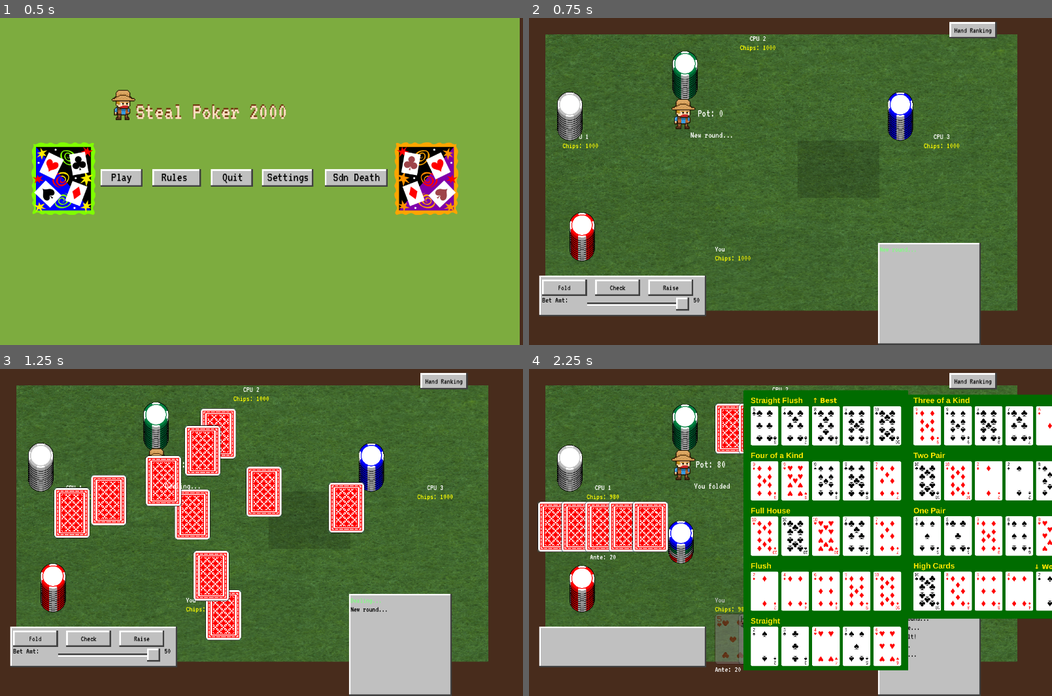
Above: before the commit, frames 1-4 (two rows, left to right).
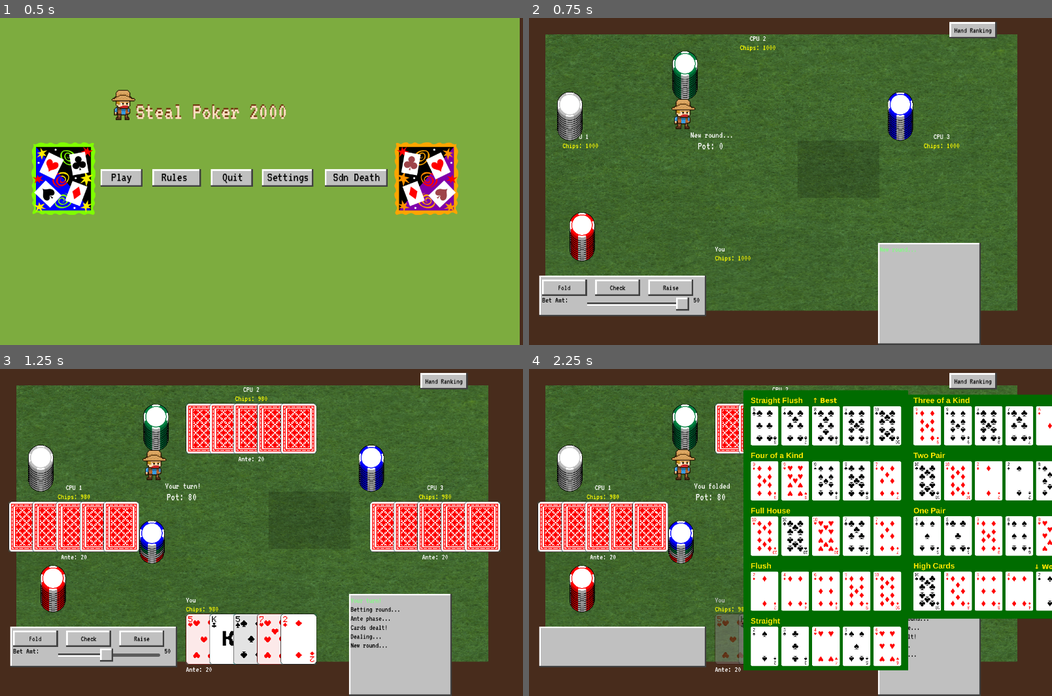
Above: after the commit, the same moments.

Repository: AzureJames/poker-stl
Game: Godot game, scene res://scene/main.tscn
Two runs of this game, one before a commit and one after it. Both use one fixed random seed, a clock stepped at 60 frames per second and the inputs below.
Inputs:
- Up to frame 1 (0.5 s): no input
- Up to frame 2 (0.75 s): click "Play" at 0.5 s
- Up to frame 3 (1.25 s): no input
- Up to frame 4 (2.25 s): click "Hand Ranking" at 1.25 s; click "Fold" at 2 s

Frame 1 is identical in both runs. In frame 2, less than 0.1% of the frame differs, in the area x 32-37%, y 28-41%; in frame 3, 24%, in the area x 1-96%, y 8-93%; in frame 4, 0.2%.

Commit message:
before setting chg

Diff:
--- a/asset/dealer_sprite_frames.tres
+++ b/asset/dealer_sprite_frames.tres
@@ -97,6 +97,22 @@
 [sub_resource type="AtlasTexture" id="AtlasTexture_bfqae"]
 atlas = ExtResource("1_tmt00")
 region = Rect2(0, 110, 50, 55)
+
+[sub_resource type="AtlasTexture" id="AtlasTexture_hr3t5"]
+atlas = ExtResource("1_tmt00")
+region = Rect2(300, 110, 50, 55)
+
+[sub_resource type="AtlasTexture" id="AtlasTexture_1oyy2"]
+atlas = ExtResource("1_tmt00")
+region = Rect2(300, 165, 50, 55)
+
+[sub_resource type="AtlasTexture" id="AtlasTexture_ldy3w"]
+atlas = ExtResource("1_tmt00")
+region = Rect2(350, 165, 50, 55)
+
+[sub_resource type="AtlasTexture" id="AtlasTexture_x1ct7"]
+atlas = ExtResource("1_tmt00")
+region = Rect2(250, 165, 50, 55)
 
 [resource]
 animations = [{
@@ -194,4 +210,27 @@
 "loop": false,
 "name": &"shoot2",
 "speed": 6.0
+}, {
+"frames": [{
+"duration": 1.0,
+"texture": SubResource("AtlasTexture_hr3t5")
+}, {
+"duration": 1.0,
+"texture": SubResource("AtlasTexture_1oyy2")
+}, {
+"duration": 1.0,
+"texture": SubResource("AtlasTexture_ldy3w")
+}, {
+"duration": 1.0,
+"texture": SubResource("AtlasTexture_x1ct7")
+}, {
+"duration": 1.0,
+"texture": SubResource("AtlasTexture_ldy3w")
+}, {
+"duration": 1.0,
+"texture": SubResource("AtlasTexture_1oyy2")
+}],
+"loop": true,
+"name": &"win",
+"speed": 12.0
 }]
--- a/scene/main.tscn
+++ b/scene/main.tscn
@@ -222,7 +222,7 @@
 position = Vector2(397, 217)
 scale = Vector2(2, 2)
 sprite_frames = ExtResource("13_mswub")
-animation = &"shoot2"
+animation = &"win"
 autoplay = "default"
 
 [connection signal="pressed" from="StartMenu/ColorRect/HBoxContainer/Button" to="StartMenu/ColorRect/HBoxContainer" method="_on_button_pressed"]
--- a/script/ai/ai_easy.gd
+++ b/script/ai/ai_easy.gd
@@ -2,6 +2,7 @@
 extends AIBase
 
 var under_this_folds := .31
+var community_local = []
 
 func randomize_personality():
 	aggro = 0.2 + randf() * 0.2
@@ -14,6 +15,8 @@
 
 	var call_amt = max(0, current_bet - player_bet)
 	var strength = _eval_strength(hand, community)
+	print(strength)
+	community_local = community
 	var pot_for_bet = pot + player_bet
 	var max_bet = min(max_bets, player_chips)
 	var can_raise = turn_count < 4
@@ -48,6 +51,8 @@
 func get_discard_indices(hand: Array) -> Array[int]:
 	if hand.is_empty():
 		return []
+	if _eval_strength(hand, community_local) > .3:
+		return [0,1,2,3] #dump good hand
 	return [randi() % hand.size()]
 
 func _eval_strength(hand: Array, community: Array) -> float:
--- a/script/chip_manager.gd
+++ b/script/chip_manager.gd
@@ -120,7 +120,7 @@
 
 func update_pot(total_pot: int):
 	_clear_pot()
-	var count = max(2, total_pot / 10)
+	var count =  total_pot / 10 #max(2, total_pot / 10)
 	var total_contrib = 0
 	for c in _pot_contributions:
 		total_contrib += c
--- a/script/game_manager.gd
+++ b/script/game_manager.gd
@@ -41,7 +41,7 @@
 var steal_choice: int = -1
 
 var deck: Array = []
-var time_scale = .2
+var time_scale = .1
 var sudden_death_round := 0
 
 func _ready():
@@ -775,12 +775,13 @@
 		player_chips[winner] += pot
 		$ChipManager.update_player_pile(winner, player_chips[winner])
 		$ChipManager.update_pot(0)
-		$UIManager.announce("%s wins (everyone folded)!" % player_names[winner], 45)
 		if player_names[winner] == "You":
 			$UIManager.announce("%s win (everyone folded)!" % player_names[winner], 45)
+			%Dealer.animation = "win"
+			$SoundManager.play_win()
 		else:
 			$UIManager.announce("%s wins (everyone folded)!" % player_names[winner], 45)
-		$SoundManager.play_win()
+			$SoundManager.play_lose()
 		return
 
 	var results = []
@@ -846,13 +847,15 @@
 			$ChipManager.update_player_pile(t.player, player_chips[t.player])
 	$ChipManager.update_pot(0)
 
-	if best.player == 0:
-		$UIManager.announce("%s win with %s!" % [player_names[best.player], hand_result_name(best.result)], 45)
-		$SoundManager.play_win()
-	else:
-		$UIManager.announce("%s wins with %s!" % [player_names[best.player], hand_result_name(best.result)], 45)
-		$SoundManager.play_win()
-	$UIManager.update_chip_labels()
+	if Globals.sudden_death == false:
+		if best.player == 0:
+			$UIManager.announce("%s win with %s!" % [player_names[best.player], hand_result_name(best.result)], 45)
+			$SoundManager.play_win()
+			%Dealer.animation = "win"
+		else:
+			$UIManager.announce("%s wins with %s!" % [player_names[best.player], hand_result_name(best.result)], 45)
+			$SoundManager.play_lose()
+		$UIManager.update_chip_labels()
 
 	if Globals.sudden_death and active_players.size() >= 2:
 		var worst = results[-1].player
@@ -862,9 +865,11 @@
 		sudden_death_round += 1
 		if player_names[worst] == "You":
 			$UIManager.announce("You are eliminated!", 45)
+			$SoundManager.play_lose()
 		else:
 			$UIManager.announce("%s is eliminated!" % player_names[worst], 45)
-			%Dealer.animation = "shoot2"
+			$SoundManager.play_win()
+		%Dealer.animation = "shoot2"
 		$UIManager.update_chip_labels()
 		if RELEASE_MODE: await get_tree().create_timer(1.2 * time_scale).timeout
 
--- a/script/sound_manager.gd
+++ b/script/sound_manager.gd
@@ -17,6 +17,7 @@
 var _chips_handle: Array[AudioStream] = []
 var _chips_stack: Array[AudioStream] = []
 var _win: Array[AudioStream] = []
+var _lose: Array[AudioStream] = []
 
 func _ready():
 	for i in range(PLAYER_COUNT):
@@ -47,6 +48,7 @@
 	_chips_handle = _load_group("res://asset/Audio/chips-handle", 6)
 	_chips_stack = _load_group("res://asset/Audio/chips-stack", 6)
 	_win = [load("res://asset/Audio/win.wav")]
+	_lose = [load("res://asset/Audio/lose.mp3")]
 
 func _get_player() -> AudioStreamPlayer:
 	for p in _players:
@@ -64,6 +66,9 @@
 
 func play_win(vol_db: float = 0.0):
 	_play(_win, 5)
+
+func play_lose(vol_db: float = 0.0):
+	_play(_lose, 0)
 
 func play_card_slide(vol_db: float = 0.0):
 	_play(_card_slide, vol_db)
--- a/script/ui_manager.gd
+++ b/script/ui_manager.gd
@@ -60,7 +60,7 @@
 	pot_label.horizontal_alignment = HORIZONTAL_ALIGNMENT_CENTER
 	pot_label.add_theme_font_size_override("font_size", 26)
 	pot_label.add_theme_color_override("font_color", Color.WHITE)
-	pot_label.position = Vector2(375, 220)
+	pot_label.position = Vector2(375, 300)
 	pot_label.size = Vector2(140, 40)
 	pot_label.mouse_filter = Control.MOUSE_FILTER_IGNORE
 	game.add_child(pot_label)
Not shown, added: asset/Audio/lose.mp3.import
Binary file changed: asset/Cowboy4.png
Not shown, added: asset/Audio/lose.mp3
